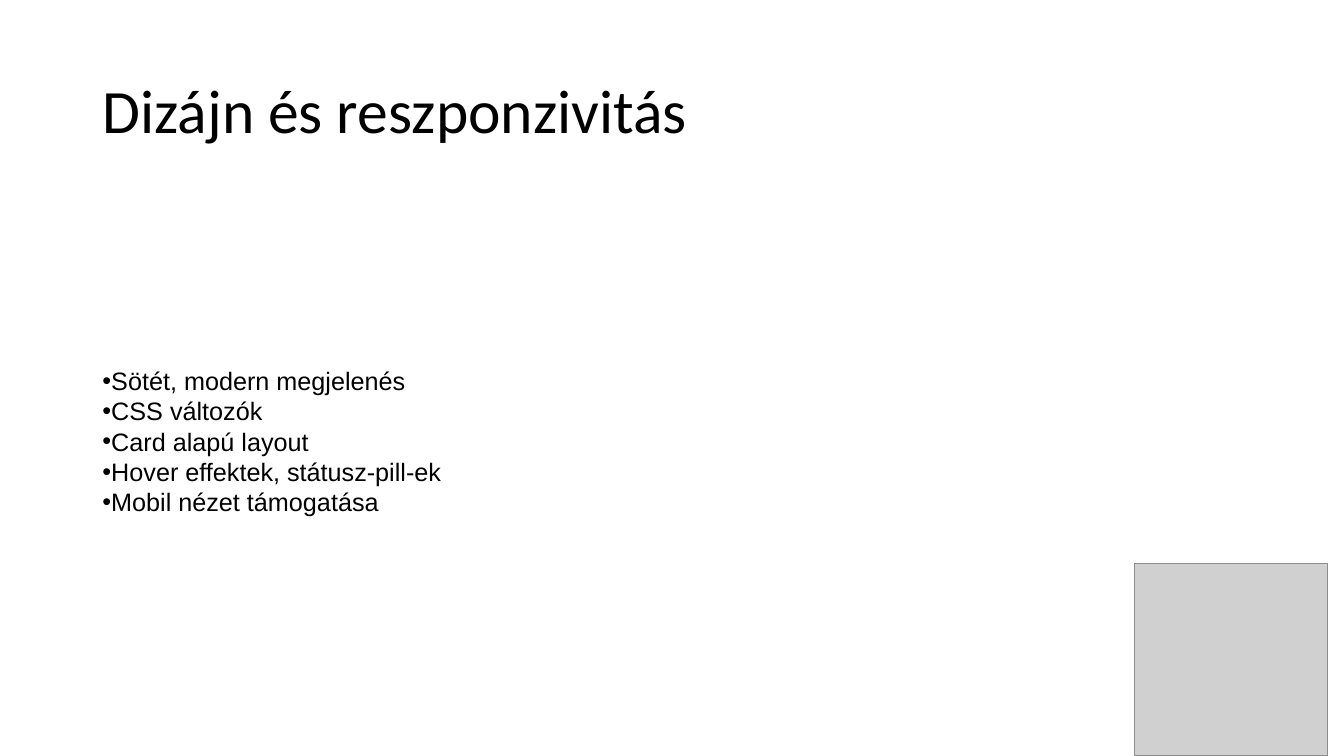
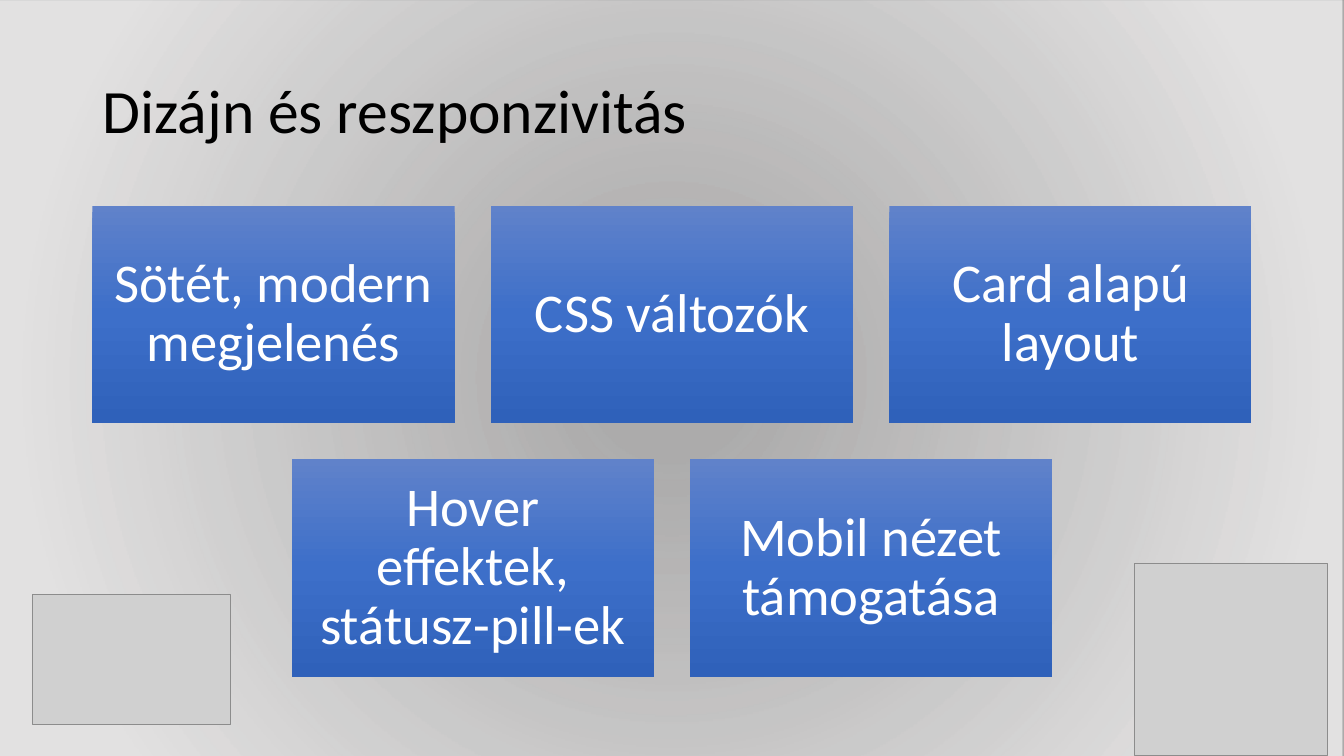
Before and after one commit to ClausPatrik/Makettoldal, a slide deck: slide 17 of MakettMester.pptx. Drawn at 1344x756 pixels with LibreOffice and Linux fonts; fonts in the diff are those of the drawing; grey boxes stand for pictures; background and template pictures are left out; a plain dark background stands for a picture behind light text. Boxes give left, top, right and bottom in pixels: in the first picture for what was removed or moved away, otherwise in the second. Text is boxed around its words. In the diff, an @@ line names an element or a change of style, - is before the commit and + after.

```diff
--- a/MakettMester.pptx
+++ b/MakettMester.pptx
@@ background #FFFFFF to picture (left out) @@
@@ rectangle added at (0,0,1344,756), fill gradient #E7E6E6 @@
@@ text removed at (102,371,441,517) @@
-• Sötét, modern megjelenés
-• CSS változók
-• Card alapú layout
-• Hover effektek, státusz-pill-ek
-• Mobil nézet támogatása
@@ group added at (93,206,1251,678): 5 rectangles, 5 texts @@
+Sötét, modern megjelenés
+CSS változók
+Card alapú layout
+Hover effektek, státusz-pill-ek
+Mobil nézet támogatása
@@ picture added at (32,595,231,725) @@
```
Also in this commit, not shown: 17 other slides changed.
